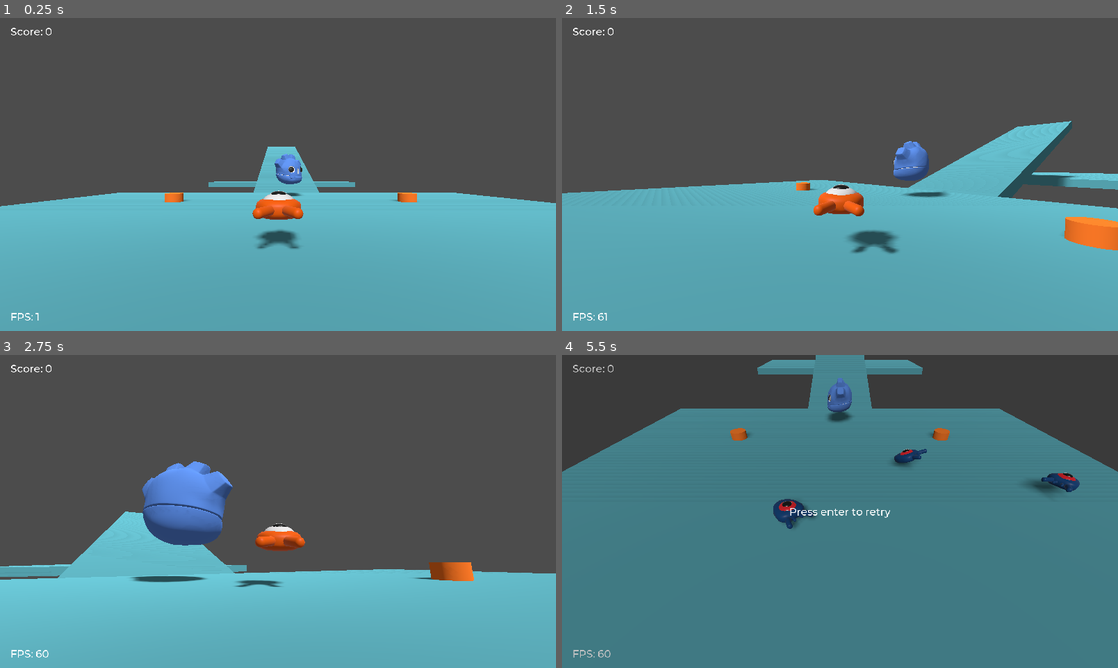
Above: before the commit, frames 1-4 (two rows, left to right).
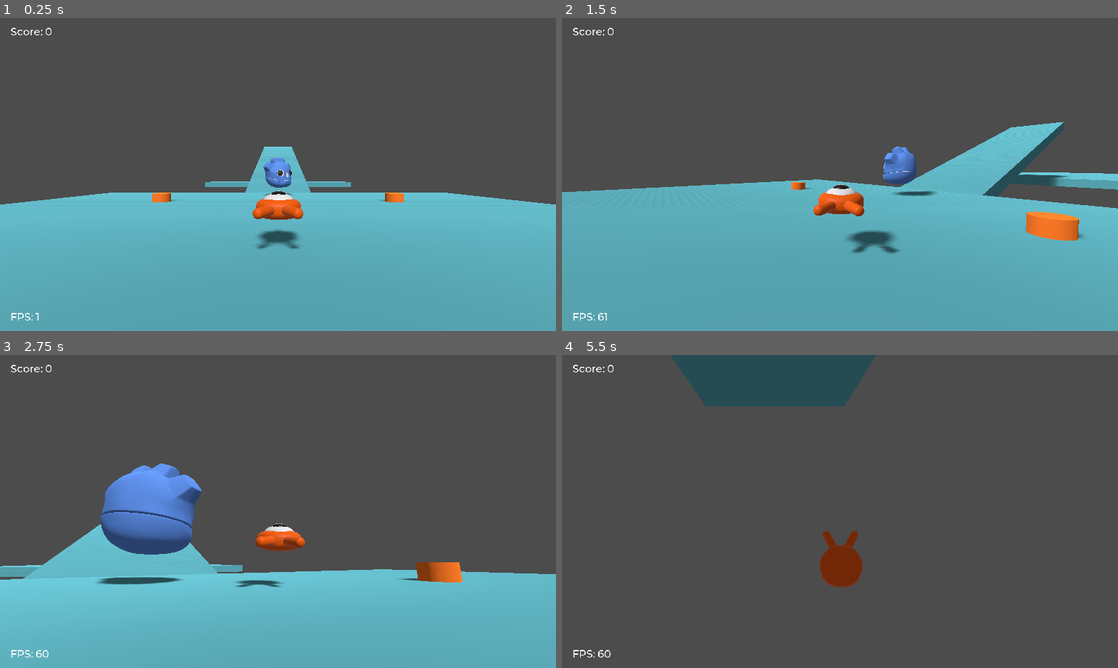
Above: after the commit, the same moments.

Repository: telmotrooper/squash-the-creeps
Game: Godot game, scene res://Main.tscn
The game is run twice, just before and just after one commit, with the same random seed, the same clock (stepped at 60 frames per second) and the same inputs.
Inputs (mouse positions are in pixels of both pictures, inside the frame that each line leads up to):
- Up to frame 1 (0.25 s): no input
- Up to frame 2 (1.5 s): tap Enter (ui_accept) at 0.5 s; move the mouse to (867, 174) at 0.52 s; hold Up (move_forward) from 0.53 s (still down); tap Space (jump) at 0.77 s; move the mouse to (812, 174) at 1.27 s
- Up to frame 3 (2.75 s): keep holding Up (move_forward); tap Space (jump) at 1.52 s; move the mouse to (289, 505) at 2.02 s
- Up to frame 4 (5.5 s): keep holding Up (move_forward); move the mouse to (834, 517) at 2.77 s; tap Space (jump) at 3.02, 3.77, 4.52 s; move the mouse to (878, 514) at 3.52 s; move the mouse to (795, 508) at 4.27 s; move the mouse to (845, 511) at 5.02 s

The runs differ from the first frame. In frame 1, 1.4% of the frame differs, in the area x 0-100%, y 41-74%; in frame 2, 3.5%; in frame 3, 6.7%; in frame 4, 84%, in the area x 0-100%, y 0-100%.

Commit message:
Godot head is removed when touched by player

Diff:
--- a/my-3d-squash-the-creeps/GodotPowerUp.gd
+++ b/my-3d-squash-the-creeps/GodotPowerUp.gd
@@ -3,3 +3,6 @@
 func _ready():
   $AnimationPlayer.play("rotate")
   $AnimationPlayer.playback_speed = 0.5
+
+func _on_GodotPowerUp_body_entered(body):
+  queue_free()
--- a/my-3d-squash-the-creeps/GodotPowerUp.tscn
+++ b/my-3d-squash-the-creeps/GodotPowerUp.tscn
@@ -19,7 +19,12 @@
 "values": [ Vector3( 0, 0, 0 ), Vector3( 0, 360, 0 ) ]
 }
 
-[node name="GodotPowerUp" type="Spatial"]
+[sub_resource type="CapsuleShape" id=2]
+height = 2.0
+
+[node name="GodotPowerUp" type="Area"]
+collision_layer = 8
+collision_mask = 0
 script = ExtResource( 2 )
 
 [node name="Pivot" type="Spatial" parent="."]
@@ -29,3 +34,9 @@
 
 [node name="AnimationPlayer" type="AnimationPlayer" parent="."]
 anims/rotate = SubResource( 1 )
+
+[node name="CollisionShape" type="CollisionShape" parent="."]
+transform = Transform( 2, 0, 0, 0, -5.24537e-08, 1.2, 0, -2.1, -9.17939e-08, 0, 0, 0 )
+shape = SubResource( 2 )
+
+[connection signal="body_entered" from="." to="." method="_on_GodotPowerUp_body_entered"]
--- a/my-3d-squash-the-creeps/Main.tscn
+++ b/my-3d-squash-the-creeps/Main.tscn
@@ -79,8 +79,8 @@
 [node name="Player" parent="." groups=[
 "players",
 ] instance=ExtResource( 1 )]
-transform = Transform( 1, 0, 0, 0, 1, 0, 0, 0, 1, -1.53519, -0.127422, 0.834938 )
-collision_mask = 524294
+transform = Transform( 1, 0, 0, 0, 1, 0, 0, 0, 1, 0, -0.127, 0.835 )
+collision_mask = 14
 
 [node name="CameraPivot" type="Spatial" parent="."]
 transform = Transform( 1, 0, 0, 0, 0.766044, 0.642788, 0, -0.642788, 0.766044, 0, 0, 0 )
@@ -190,7 +190,7 @@
 material/0 = null
 
 [node name="GodotPowerUp" parent="." instance=ExtResource( 11 )]
-transform = Transform( -4.37114e-08, 0, 1, 0, 1, 0, -1, 0, -4.37114e-08, 0, 4, -22 )
+transform = Transform( -4.37114e-08, 0, 1, 0, 1, 0, -1, 0, -4.37114e-08, 0, 3.5, -22 )
 
 [connection signal="hit" from="Player" to="." method="_on_Player_hit"]
 [connection signal="timeout" from="MobTimer" to="." method="_on_MobTimer_timeout"]
--- a/my-3d-squash-the-creeps/project.godot
+++ b/my-3d-squash-the-creeps/project.godot
@@ -90,6 +90,7 @@
 3d_physics/layer_1="Player"
 3d_physics/layer_2="Enemies"
 3d_physics/layer_3="World"
+3d_physics/layer_4="Item"
 3d_physics/layer_20="Boundary"
 
 [rendering]
Not shown: 1 places in my-3d-squash-the-creeps/GodotPowerUp.tscn that only renumber resources
